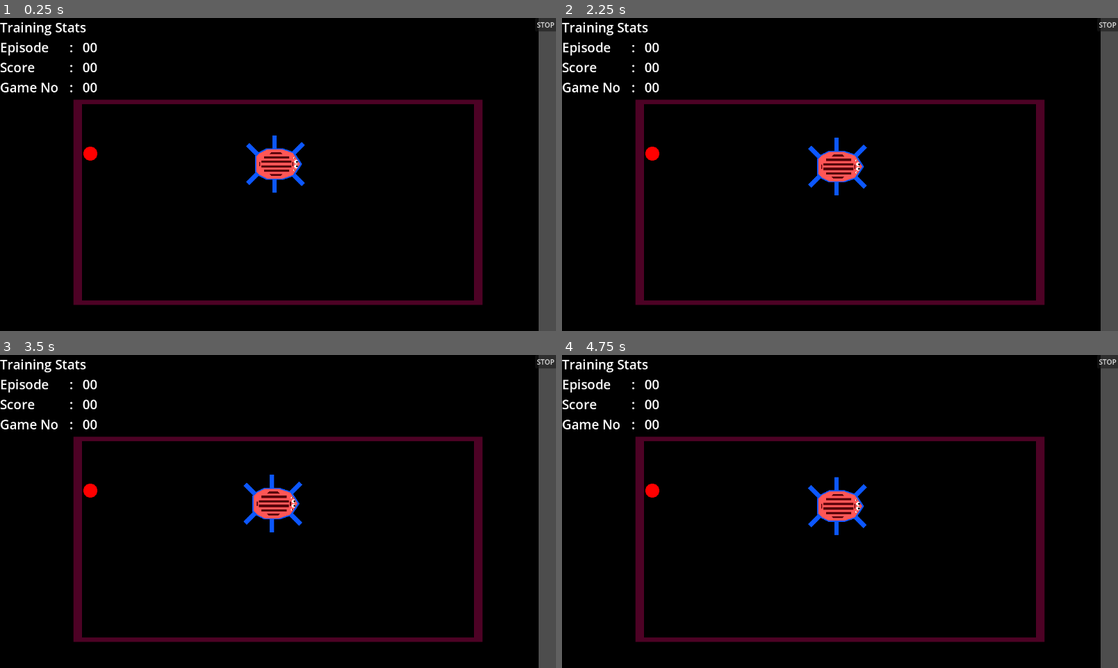
Above: before the commit, frames 1-4 (two rows, left to right).
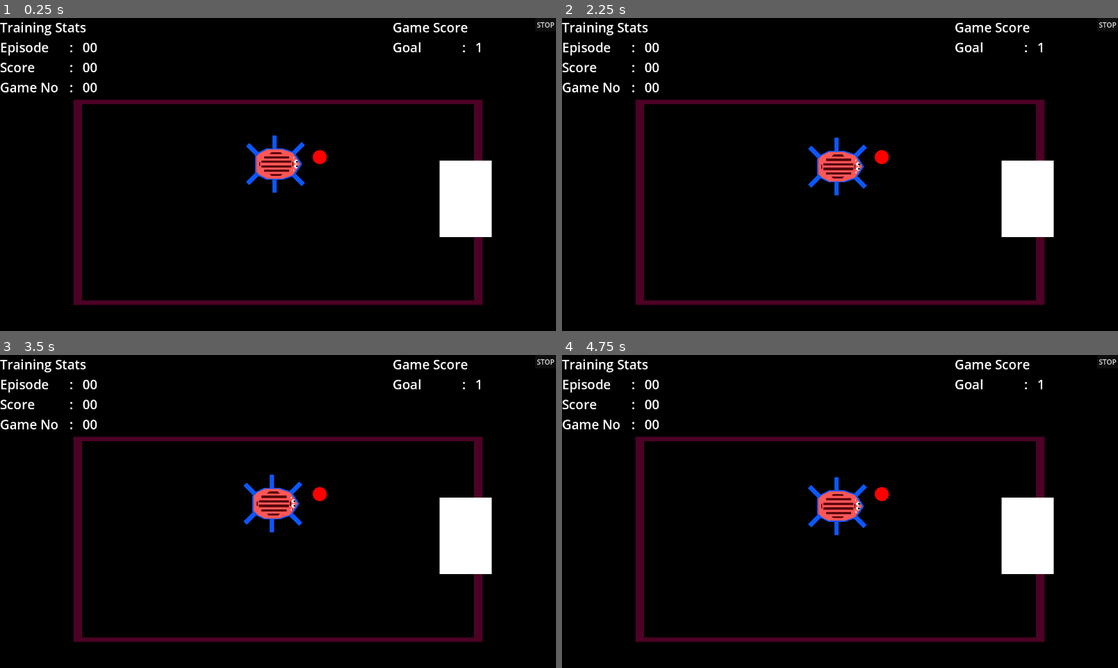
Above: after the commit, the same moments.

Repository: CrazyGG3r/fyp_try2
Game: Godot game, scene res://Scenes/environment.tscn
Two runs of this game, one before a commit and one after it. Both use one fixed random seed, a clock stepped at 60 frames per second and the inputs below. This scene is started directly instead of the project's main scene.
Inputs (mouse positions are in pixels of both pictures, inside the frame that each line leads up to):
- Up to frame 1 (0.25 s): no input
- Up to frame 2 (2.25 s): click "STOP" at 0.5 s; click "Start the environment" at 1.25 s; tap Enter at 2 s; move the mouse to (962, 158) at 2.02 s; hold D (RIGHT) from 2.03 s (still down); click (962, 158) at 2.17 s
- Up to frame 3 (3.5 s): tap Space at 2.75 s; move the mouse to (166, 527) at 2.77 s; release D (RIGHT) at 2.78 s; hold S (BACKWARDS) from 2.78 s (still down)
- Up to frame 4 (4.75 s): tap Enter at 3.5 s; move the mouse to (895, 442) at 3.52 s; release S (BACKWARDS) at 3.53 s; hold D (RIGHT) 3.53-4.28 s; tap Space at 4.25 s; move the mouse to (812, 574) at 4.27 s; hold W (FORWARDS) from 4.28 s (still down); click (812, 574) at 4.42 s

The runs differ from the first frame. In frame 1, 5.9% of the frame differs, in the area x 15-100%, y 0-100%; in frame 2, 5.9%; in frame 3, 5.9%; in frame 4, 5.9%.

Commit message:
added goal

Diff:
--- a/Environment/Scenes/environment.gd
+++ b/Environment/Scenes/environment.gd
@@ -29,16 +29,23 @@
 		if typeof(data) == TYPE_ARRAY and data.size() == 2:
 			var byte_array = PackedByteArray(data[1])  # Extract the byte data
 			var action_str = byte_array.get_string_from_utf8() # Convert to string
-			print(action_str)
+			#print(action_str)
 			handel_action.emit(action_str)
 
 
 
 
 func _on_butler_send_state_vector(state_vector):
-	print("from env:",state_vector)
+	#print("from env:",state_vector)
 	if client_DQN and client_DQN.get_status() ==2:
 		var serialized_data = JSON.stringify(state_vector)
 		print(serialized_data)
 		var byte_state = serialized_data.to_utf8_buffer()
 		client_DQN.put_data(byte_state)
+
+
+
+var goal = 0
+func _on_goal_right_body_entered(body):
+	goal +=1
+	print(goal)
--- a/Environment/Scenes/environment.tscn
+++ b/Environment/Scenes/environment.tscn
@@ -1,8 +1,10 @@
-[gd_scene load_steps=13 format=3 uid="uid://byoqfilosh0qw"]
+[gd_scene load_steps=17 format=3 uid="uid://byoqfilosh0qw"]
 
 [ext_resource type="Script" path="res://Scenes/environment.gd" id="1_l84up"]
 [ext_resource type="PackedScene" uid="uid://bofykc4ulteqy" path="res://Scenes/Hexapod_1.tscn" id="2_0eu02"]
 [ext_resource type="Script" path="res://Scenes/STOP_env.gd" id="2_i20hj"]
+[ext_resource type="Script" path="res://Scripts/goal_Label.gd" id="2_rilcx"]
+[ext_resource type="Script" path="res://Scripts/Goal_right.gd" id="3_7j6h6"]
 [ext_resource type="Script" path="res://Scripts/ball.gd" id="3_fjvfy"]
 [ext_resource type="Script" path="res://Scripts/Butler.gd" id="5_rgwml"]
 
@@ -21,9 +23,15 @@
 [sub_resource type="RectangleShape2D" id="RectangleShape2D_ogj38"]
 size = Vector2(0.195176, 0.984365)
 
+[sub_resource type="QuadMesh" id="QuadMesh_x6inh"]
+
+[sub_resource type="RectangleShape2D" id="RectangleShape2D_o0log"]
+size = Vector2(128, 176)
+
 [sub_resource type="PhysicsMaterial" id="PhysicsMaterial_bvp2s"]
-friction = 0.8
-bounce = 0.5
+rough = true
+bounce = 1.0
+absorbent = true
 
 [sub_resource type="QuadMesh" id="QuadMesh_45f5d"]
 
@@ -31,7 +39,6 @@
 script = ExtResource("1_l84up")
 
 [node name="Training Stats" type="VBoxContainer" parent="."]
-z_index = 1
 offset_right = 376.0
 offset_bottom = 180.0
 
@@ -107,6 +114,40 @@
 "
 fit_content = true
 scroll_active = false
+
+[node name="Game score" type="VBoxContainer" parent="."]
+offset_left = 904.0
+offset_right = 1280.0
+offset_bottom = 88.0
+
+[node name="Label" type="RichTextLabel" parent="Game score"]
+layout_mode = 2
+size_flags_horizontal = 3
+size_flags_vertical = 3
+theme_override_font_sizes/normal_font_size = 30
+text = "Game Score"
+fit_content = true
+scroll_active = false
+
+[node name="goal" type="HBoxContainer" parent="Game score"]
+layout_mode = 2
+alignment = 1
+
+[node name="Label" type="RichTextLabel" parent="Game score/goal"]
+layout_mode = 2
+size_flags_horizontal = 3
+theme_override_font_sizes/normal_font_size = 30
+text = "Goal         	:"
+fit_content = true
+scroll_active = false
+
+[node name="Value" type="RichTextLabel" parent="Game score/goal"]
+layout_mode = 2
+size_flags_horizontal = 3
+theme_override_font_sizes/normal_font_size = 30
+fit_content = true
+scroll_active = false
+script = ExtResource("2_rilcx")
 
 [node name="STOP" type="Button" parent="."]
 offset_left = 1232.0
@@ -170,8 +211,23 @@
 position = Vector2(-0.577042, -0.967393)
 shape = SubResource("RectangleShape2D_ogj38")
 
+[node name="Goal_right" type="Area2D" parent="."]
+position = Vector2(736, 320)
+script = ExtResource("3_7j6h6")
+
+[node name="body" type="MeshInstance2D" parent="Goal_right"]
+position = Vector2(336, 96)
+rotation = -1.57079
+scale = Vector2(176.5, 120.5)
+mesh = SubResource("QuadMesh_x6inh")
+
+[node name="coll" type="CollisionShape2D" parent="Goal_right"]
+position = Vector2(336, 96)
+shape = SubResource("RectangleShape2D_o0log")
+
 [node name="Ball" type="RigidBody2D" parent="."]
-position = Vector2(208, 312)
+position = Vector2(736, 320)
+mass = 5.18
 physics_material_override = SubResource("PhysicsMaterial_bvp2s")
 gravity_scale = 0.0
 linear_damp = 1.0
@@ -187,11 +243,10 @@
 [node name="ground" type="MeshInstance2D" parent="."]
 modulate = Color(0, 0, 0, 1)
 z_index = -14
-position = Vector2(600, 360)
+position = Vector2(640, 360)
 scale = Vector2(1280, 720)
 mesh = SubResource("QuadMesh_45f5d")
 metadata/_edit_group_ = true
-metadata/_edit_lock_ = true
 
 [node name="Butler" type="Node2D" parent="."]
 script = ExtResource("5_rgwml")
@@ -199,4 +254,6 @@
 [connection signal="connected" from="." to="Butler" method="_on_environment_connected"]
 [connection signal="handel_action" from="." to="hexapod" method="_on_environment_handel_action"]
 [connection signal="pressed" from="STOP" to="STOP" method="_on_pressed"]
+[connection signal="body_entered" from="Goal_right" to="." method="_on_goal_right_body_entered"]
+[connection signal="body_entered" from="Goal_right" to="Game score/goal/Value" method="_on_goal_right_body_entered"]
 [connection signal="send_state_vector" from="Butler" to="." method="_on_butler_send_state_vector"]
--- /dev/null
+++ b/Environment/Scripts/Goal_right.gd
@@ -0,0 +1,12 @@
+extends Area2D
+
+
+
+# Called when the node enters the scene tree for the first time.
+func _ready():
+	pass
+
+
+# Called every frame. 'delta' is the elapsed time since the previous frame.
+func _process(delta):
+	pass
--- /dev/null
+++ b/Environment/Scripts/goal_Label.gd
@@ -0,0 +1,15 @@
+extends RichTextLabel
+
+
+# Called when the node enters the scene tree for the first time.
+func _ready():
+	pass # Replace with function body.
+
+
+# Called every frame. 'delta' is the elapsed time since the previous frame.
+func _process(delta):
+	pass
+
+@onready var env  = $"../../.."
+func _on_goal_right_body_entered(body):
+	text = str(env.goal)
